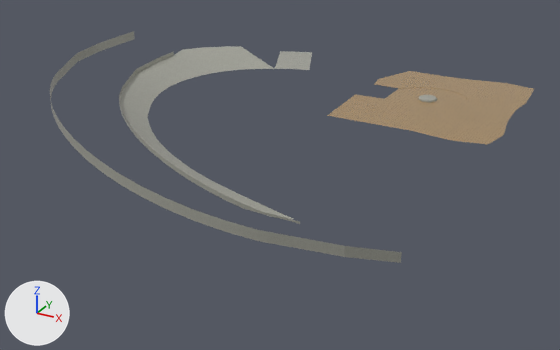
The FBX model Assets/_project/Art/Models/CityTrackGeometry/RoundaboutBanks.fbx: old version first, new version second.
Rendered twice from a camera (50 mm lens) standing at (45.7, -247.9, 77.8) and looking at (-62.5, -51.1, -20.6). Lighting does not change. The marker at lower left points along +X, +Y and +Z. Where no turn or scale is listed for an object, it has been applied to the vertices.

The older version as bpy lines, for what is in view:
```python
me_mesh = bpy.data.meshes.new('Mesh')
me_mesh.from_pydata(...)  # 72 vertices, 45 faces; spans x -9.0..25.3, y -6.9..19.0, z 0.0..0.1
me_mesh.materials.append(mat_material__54)  # picture img_tileable_square_defaultmaterial_albedotransparency_png
me_mesh_002 = bpy.data.meshes.new('Mesh.002')
me_mesh_002.from_pydata(...)  # 48 vertices, 23 faces; spans x -49.9..1.9, y -48.5..13.4, z 0.0
me_mesh_002.materials.append(mat_material__53)  # picture img_tileable_square_defaultmaterial_albedotransparency_png_002
me_mesh_005 = bpy.data.meshes.new('Mesh.005')
me_mesh_005.from_pydata(...)  # 66 vertices, 32 faces; spans x -140.9..-8.7, y -114.7..-21.8, z -19.1..10.3
me_mesh_005.materials.append(mat_material__52)  # picture img_tileable_square_defaultmaterial_albedotransparency_png_001
ob_object004 = bpy.data.objects.new('Object004', me_mesh_002)
ob_object004.location = (0.0, 0.0, 0.0)
ob_object010 = bpy.data.objects.new('Object010', me_mesh_005)
ob_object010.location = (0.0, 0.0, 0.0)
ob_object013 = bpy.data.objects.new('Object013', me_mesh)
ob_object013.location = (-39.9, -22.6, -0.1)
# also in view: 'Object011' at (-79.5, -58.7, -4.9); 'Object009' at (-81.0, -38.4, -4.8)
```
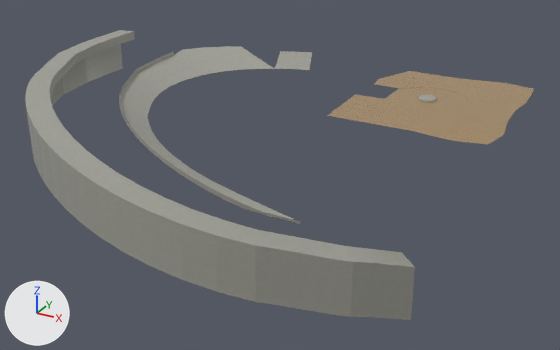
What differs and where, as boxes (x1, y1, x2, y2) in the pictures (560 x 350 px):
'Object010', reshaped (11% wider, 25% taller): before (50, 31, 402, 263); after (25, 30, 415, 320)
part 1 of me_mesh_005, added: after (25, 30, 415, 320)

The change in detail:
me_mesh_005 is used by ob_object010; location (0.0, 0.0, 0.0).
me_mesh_005 had 66 vertices, 32 faces and spanned x -140.9..-8.7, y -114.7..-21.8, z -19.1..10.3.
me_mesh_005 now has 165 vertices, 128 faces and spans x -147.8..-3.5, y -121.6..-21.8, z -31.4..10.3.
Part 1, on me_mesh_005:
34 vertices are added at x -147.8..-3.5, y -121.6..-21.8, z -26.0..0.4.
5 new vertices lie (3.7, -5.8, -0.4) away from vertices in x -33.4..-21.8, y -107.9..-100.4, z -10.7..-7.3.
5 new vertices lie (0.0, 0.0, -9.5) away from vertices in x -29.7..-18.1, y -113.7..-106.2, z -11.1..-7.7.
27 new vertices lie (0.0, 0.0, 9.5) away from vertices in x -147.8..-3.5, y -121.6..-21.8, z -26.0..0.4.
17 new vertices lie (0.0, 0.0, -5.4) away from vertices in x -147.8..-3.5, y -121.4..-21.8, z -26.0..0.4.
11 new vertices lie (0.0, 0.0, -5.5) away from vertices in x -147.8..-6.1, y -121.6..-32.3, z -24.8..0.4.
96 new faces join them.
